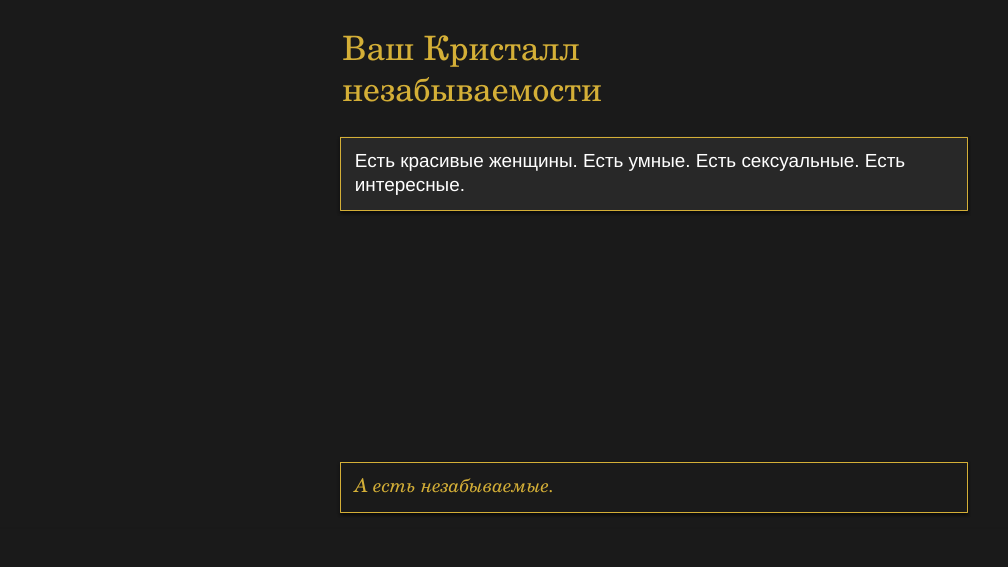
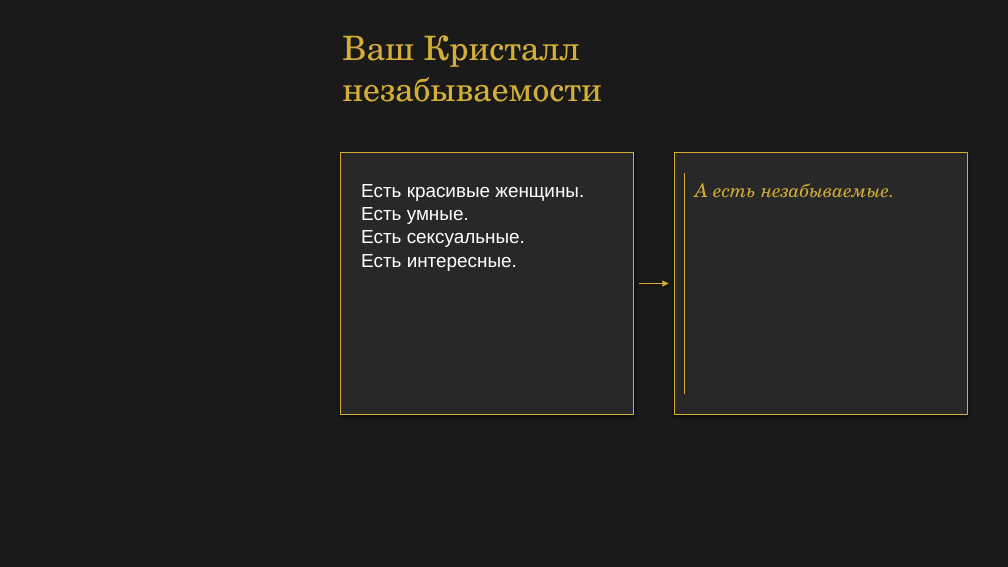
Before and after one commit to babylonofkommod-ai/-, a slide deck: slide 1 of Ваш Кристалл незабываемости.pptx. Drawn at 1008x567 pixels with LibreOffice and Linux fonts; fonts in the diff are those of the drawing. Boxes give left, top, right and bottom in pixels: in the first picture for what was removed or moved away, otherwise in the second. Text is boxed around its words. In the diff, an @@ line names an element or a change of style, - is before the commit and + after.

```diff
--- a/Ваш Кристалл незабываемости.pptx
+++ b/Ваш Кристалл незабываемости.pptx
@@ rectangle removed at (x1=340, y1=137, x2=968, y2=211) @@
@@ rectangle removed at (x1=341, y1=137, x2=968, y2=210) @@
@@ rectangle added at (x1=340, y1=152, x2=634, y2=414), fill #282828 @@
@@ rectangle added at (x1=341, y1=153, x2=634, y2=414), fill #282828, outline #D4AF37 0.5 pt @@
@@ text "А есть незабываемые." moved from (x1=355, y1=478, x2=549, y2=493) to (x1=695, y1=183, x2=889, y2=198) @@
@@ rectangle added at (x1=674, y1=152, x2=968, y2=414), fill #282828 @@
@@ rectangle added at (x1=675, y1=153, x2=967, y2=414), fill #282828, outline #D4AF37 0.5 pt @@
@@ line added from (684, 173) to (684, 394), #D4AF37 0.8 pt @@
@@ text at (x1=361, y1=184, x2=584, y2=271): text changed @@
-Есть красивые женщины. Есть умные. Есть сексуальные. Есть
-интересные.
+Есть красивые женщины.
+Есть умные.
+Есть сексуальные.
+Есть интересные.
@@ arrow added from (640, 284) to (668, 284), #D4AF37 0.8 pt @@
@@ rectangle removed at (x1=340, y1=462, x2=968, y2=513) @@
@@ rectangle removed at (x1=341, y1=462, x2=968, y2=512) @@
```
Also in this commit, not shown: 21 other slides changed, 3 other files.
